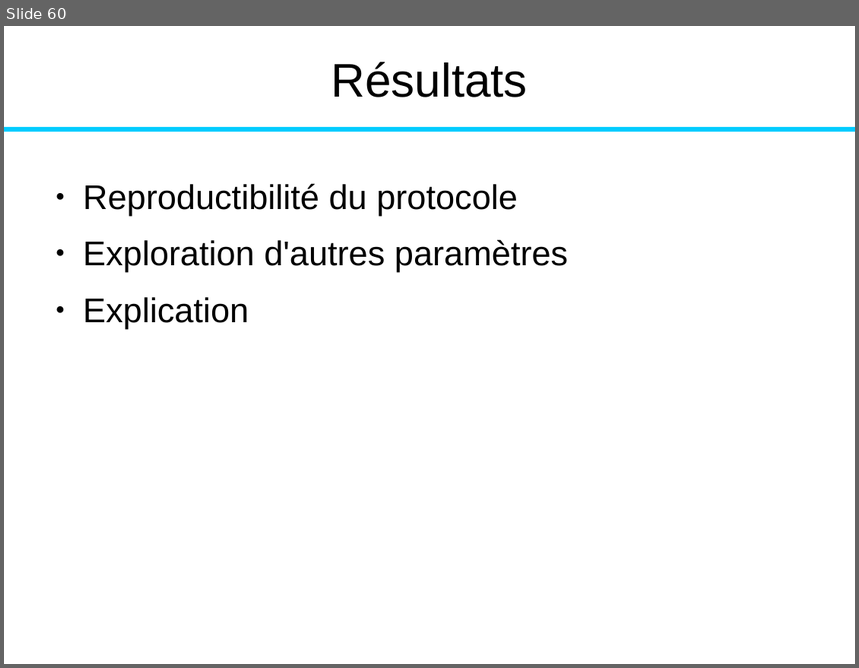
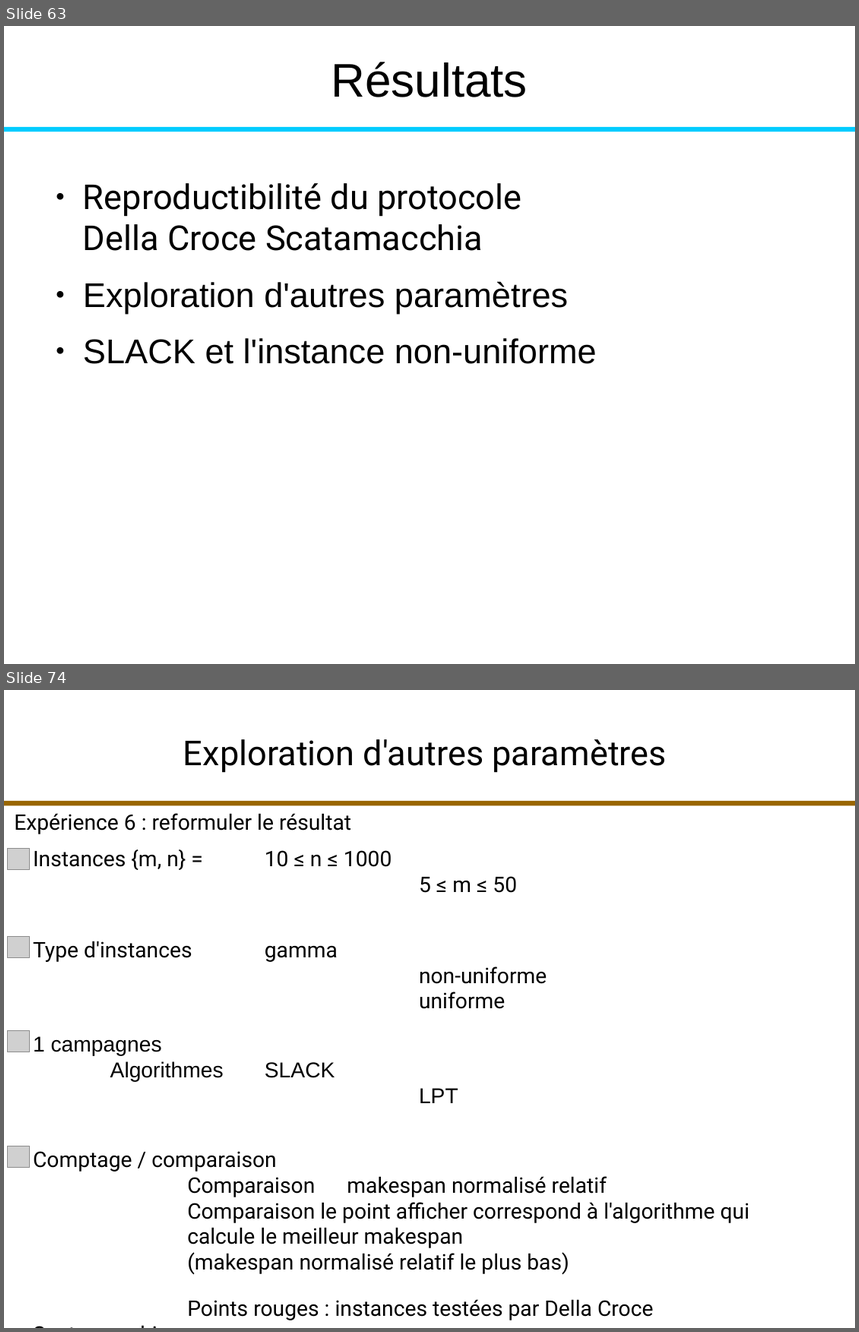
Before and after one commit to fColas68/eprLPT, a slide deck: presentation/presentation.odp. Shown one above the other, each under a label of ours: slide 60 before the commit, slides 63 and 74 after it; the slides between them are not shown. The pictures are 859x668 and 859x1332 pixels, drawn with LibreOffice and Linux fonts; fonts in the diff are those of the drawing; grey boxes stand for pictures. Boxes give left, top, right and bottom in pixels: in the first picture for what was removed or moved away, otherwise in the second. Text is boxed around its words. In the diff, an @@ line names an element or a change of style, - is before the commit and + after.

```diff
--- a/presentation/presentation.odp
+++ b/presentation/presentation.odp
@@ slide 74 added at box(4, 690, 855, 1328), background #FFFFFF @@
@@ title added at box(183, 739, 667, 773), 32 pt, text #000000 @@
+Exploration d'autres paramètres
@@ line added from (4, 803) to (855, 803), #996600 4.51 pt @@
@@ text added at box(14, 813, 351, 834), 20 pt, text #000000 @@
+Expérience 6 : reformuler le résultat
@@ picture added at box(7, 848, 29, 870) @@
@@ text added at box(33, 850, 517, 893), 20 pt, text #000000 @@
+Instances {m, n} = 10 ≤ n ≤ 1000
+5 ≤ m ≤ 50
@@ picture added at box(7, 936, 29, 958) @@
@@ text added at box(33, 941, 547, 1009), 20 pt, text #000000 @@
+Type d'instances gamma
+non-uniforme
+uniforme
@@ picture added at box(7, 1030, 29, 1053) @@
@@ text added at box(33, 1037, 458, 1103), 20 pt, text #000000 @@
+1 campagnes
+Algorithmes SLACK
+LPT
@@ picture added at box(7, 1147, 29, 1168) @@
@@ text added at box(33, 1151, 750, 1321), 20 pt, text #000000 @@
+Comptage / comparaison
+Comparaison makespan normalisé relatif
+Comparaison le point afficher correspond à l'algorithme qui calcule le meilleur makespan
+(makespan normalisé relatif le plus bas)
+Points rouges : instances testées par Della Croce Scatamacchia
@@ what was slide 60 is now slide 63 @@
@@ slide 63 changed as well @@
@@ text at box(83, 183, 522, 251): text changed; font Arial to Roboto @@
-● Reproductibilité du protocole
+● Reproductibilité du protocole
+  Della Croce Scatamacchia
@@ text at box(83, 338, 597, 364): text changed @@
-● Explication
+● SLACK et l'instance non-uniforme
```
Also in this commit, not shown: 2 other slides changed, 24 other slides added, 1 slide removed.
